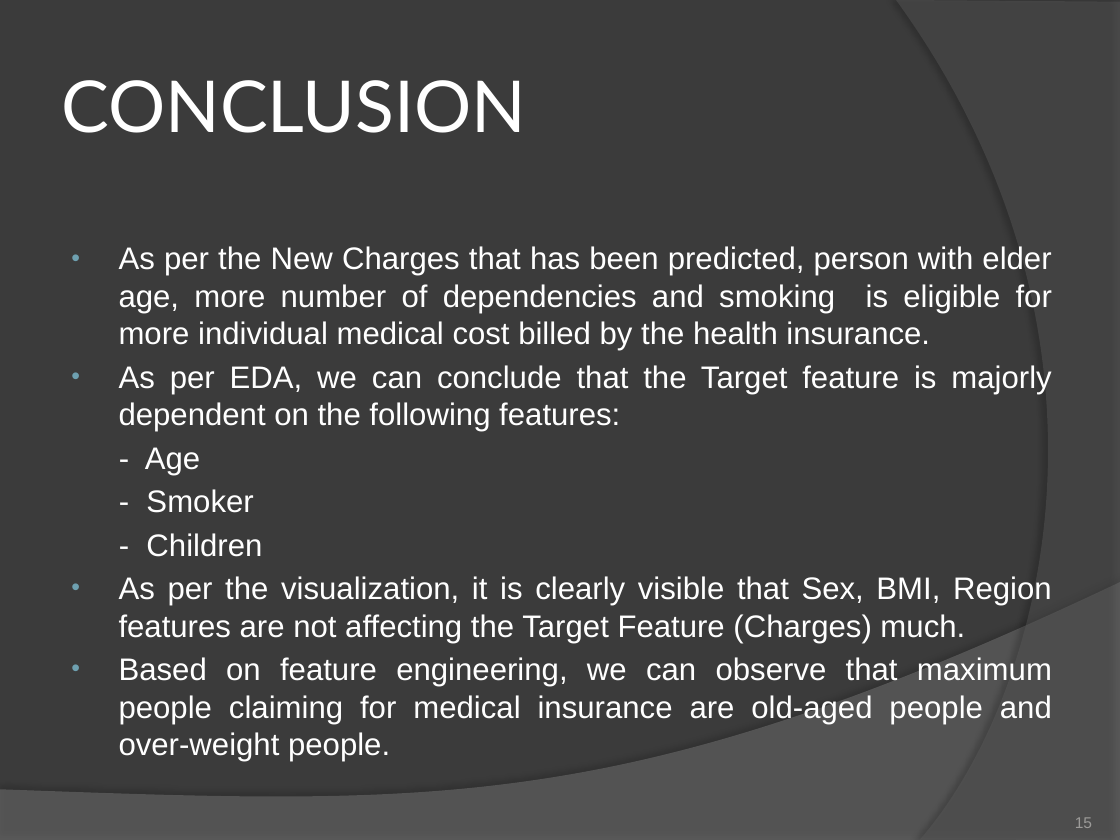
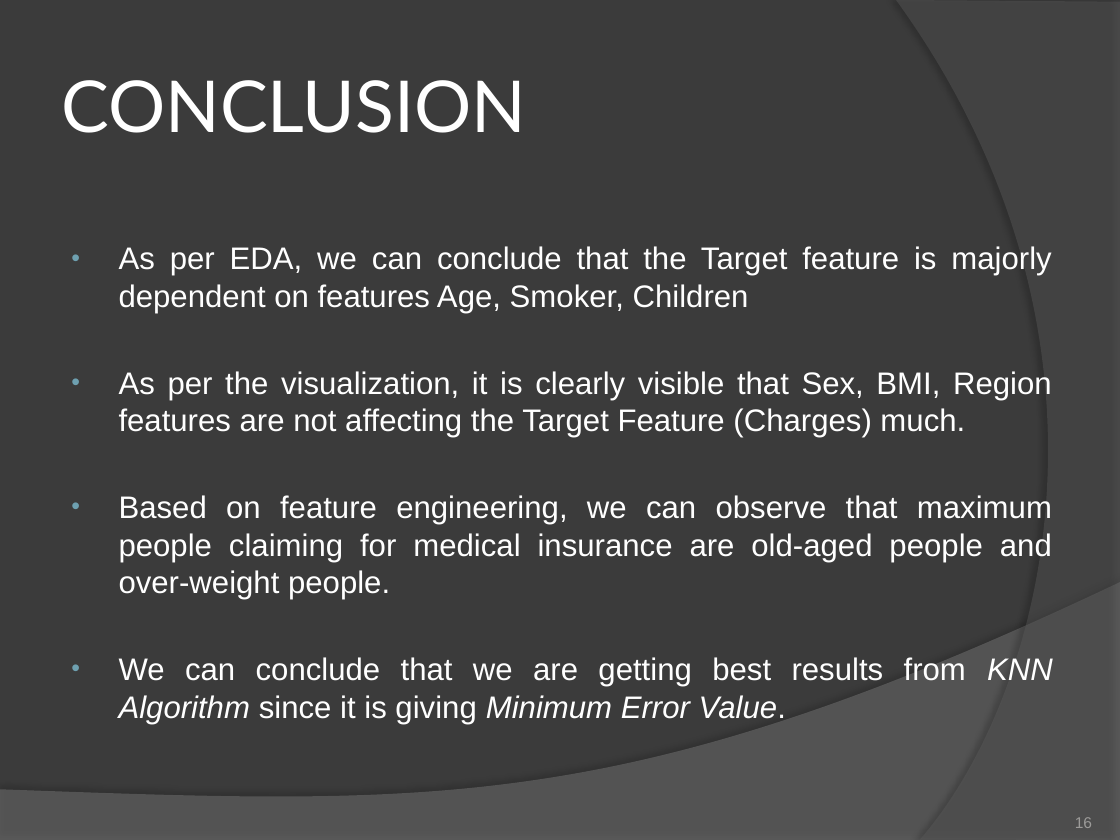
Before and after one commit to JoyitaH/Project, a slide deck: slide 16 of Medical Insurance.pptx (slide 15 before the commit). Drawn at 1120x840 pixels with LibreOffice and Linux fonts; fonts in the diff are those of the drawing. Boxes give left, top, right and bottom in pixels: in the first picture for what was removed or moved away, otherwise in the second. Text is boxed around its words. In the diff, an @@ line names an element or a change of style, - is before the commit and + after.

```diff
--- a/Medical Insurance.pptx
+++ b/Medical Insurance.pptx
@@ text at [119, 246, 1051, 313]: text changed @@
-• As per the New Charges that has been predicted, person with elder age, more number of dependencies and smoking is eligible for more individual medical cost billed by the health insurance.
-• As per EDA, we can conclude that the Target feature is majorly dependent on the following features:
-- Age
-- Smoker
-- Children
+• As per EDA, we can conclude that the Target feature is majorly dependent on features Age, Smoker, Children
@@ text at [119, 657, 1053, 724]: paragraph added @@
+• We can conclude that we are getting best results from KNN Algorithm since it is giving Minimum Error Value.
```
Also in this commit, not shown: 1 slide added, 2 other files.
